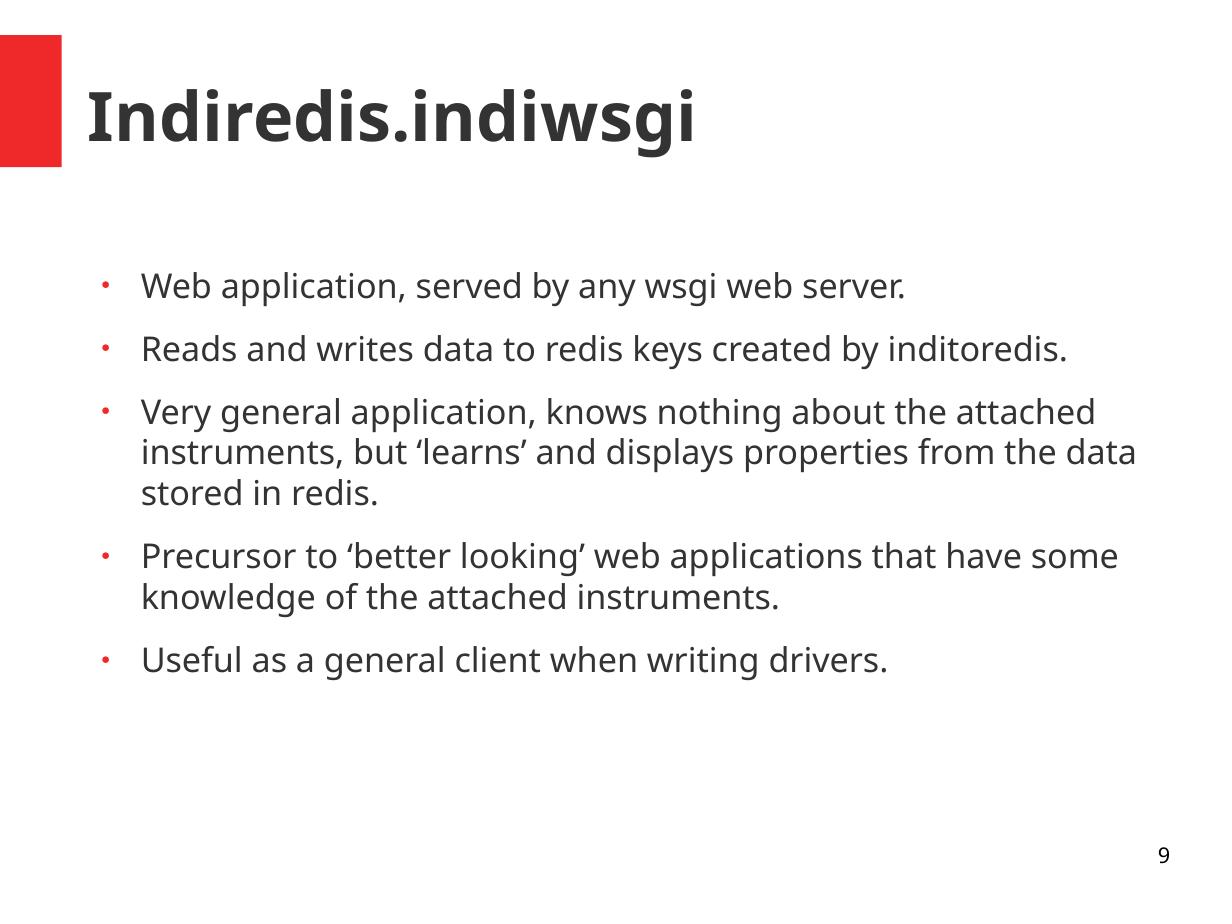
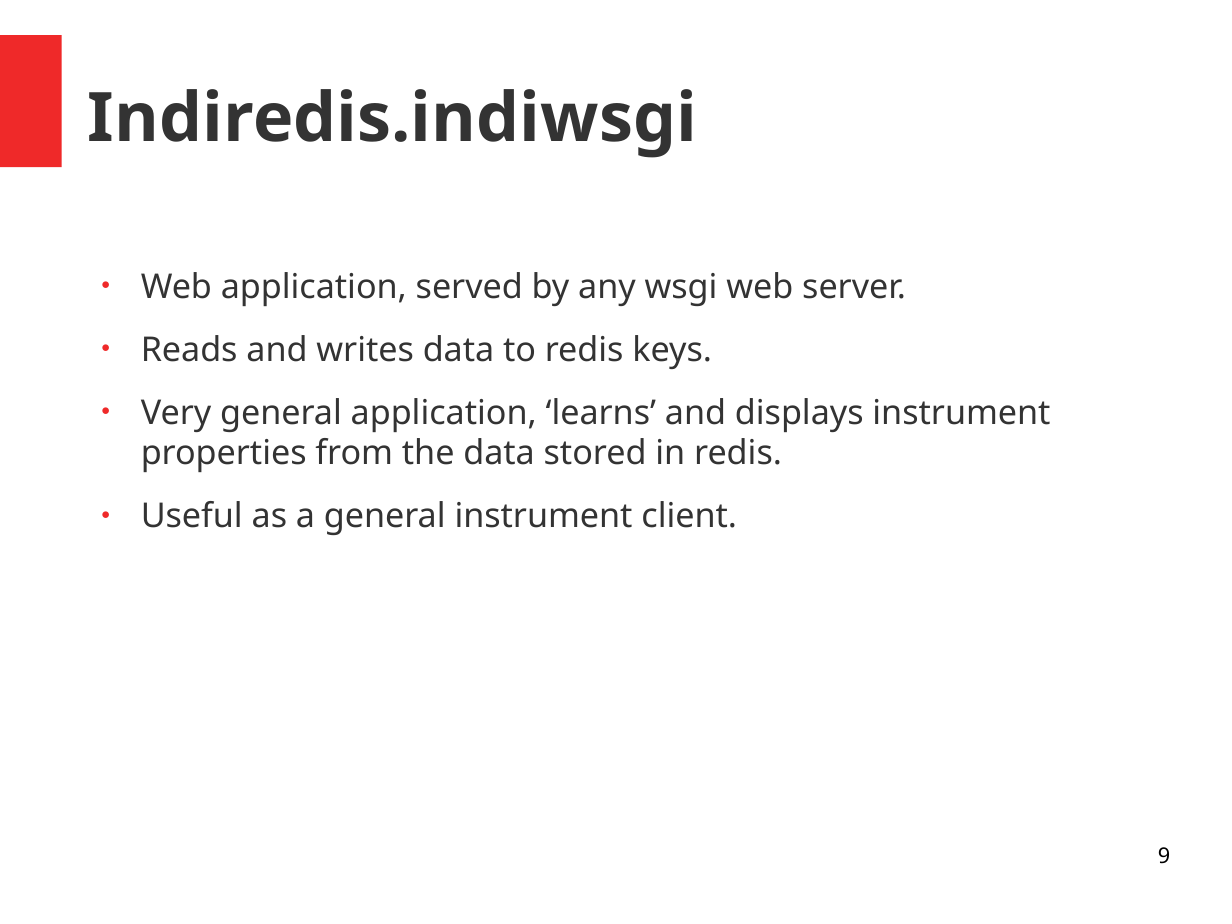
Before and after one commit to bernie-skipole/indi, a slide deck: slide 9 of indislides.odp. Drawn at 1232x924 pixels with LibreOffice and Linux fonts; fonts in the diff are those of the drawing. Boxes give left, top, right and bottom in pixels: in the first picture for what was removed or moved away, otherwise in the second. Text is boxed around its words. In the diff, an @@ line names an element or a change of style, - is before the commit and + after.

```diff
--- a/indislides.odp
+++ b/indislides.odp
@@ text at <box>141,335,1050,535</box>: text changed @@
-● Reads and writes data to redis keys created by inditoredis.
-● Very general application, knows nothing about the attached instruments, but ‘learns’ and displays properties from the data stored in redis.
-● Precursor to ‘better looking’ web applications that have some knowledge of the attached instruments.
-● Useful as a general client when writing drivers.
+● Reads and writes data to redis keys.
+● Very general application, ‘learns’ and displays instrument properties from the data stored in redis.
+● Useful as a general instrument client.
```
Also in this commit, not shown: 7 other slides changed, 1 slide added, 1 slide removed, 9 other files.
